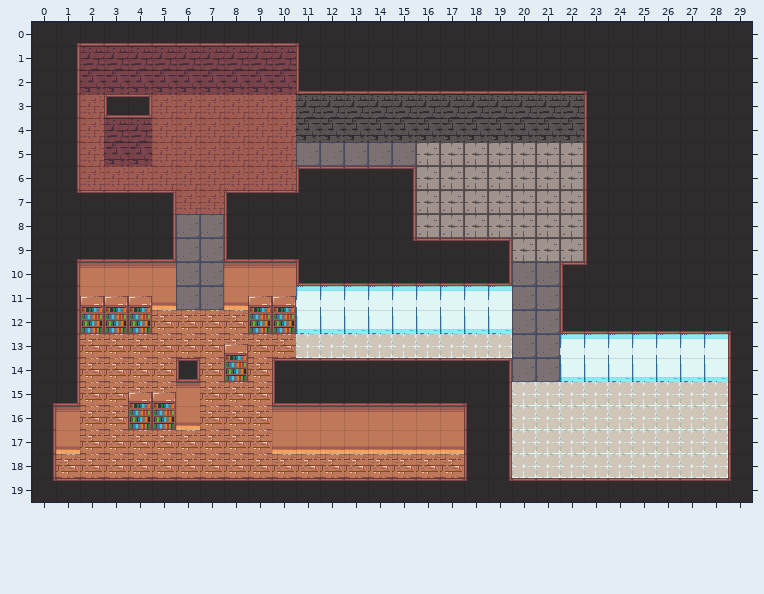
Tiled map (JSON), stored at src/assets/map/sample_map.json. Above, as it was before the edit.
Cells are 32x32 px. Shown: x 0..29, y 0..19.
New version:
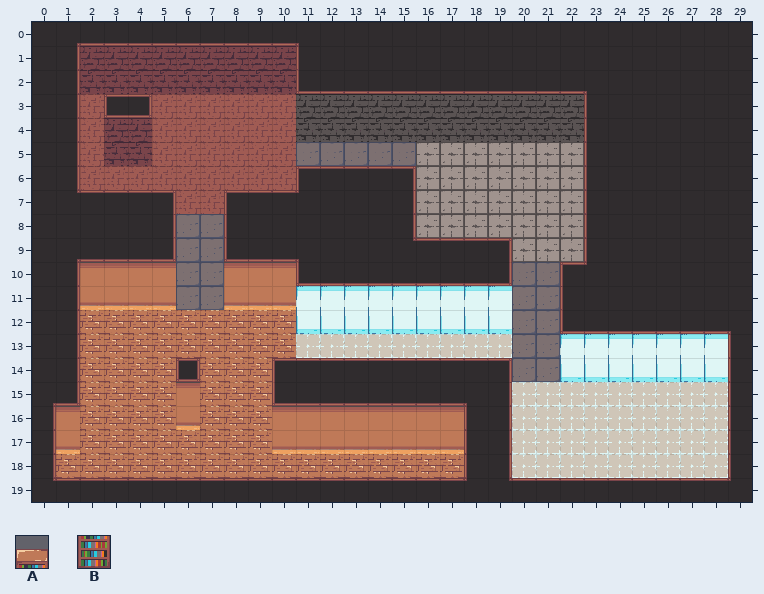
Key: from "sample_tile": A 70, B 80.
_ is an empty cell.
Diff:
Layer "TileLayer2" (removed):
y 11: x 2..4 AAA -> ___; x 9..10 AA -> __
y 12: x 2..4 BBB -> ___; x 9..10 BB -> __
y 13: x 8 A -> _
y 14: x 8 B -> _
y 15: x 4..5 AA -> __
y 16: x 4..5 BB -> __
Changed places in both pictures, as pixel boxes (x1, y1, x2, y2):
removed: (80, 296, 152, 334)
removed: (224, 296, 296, 382)
removed: (128, 392, 176, 430)
